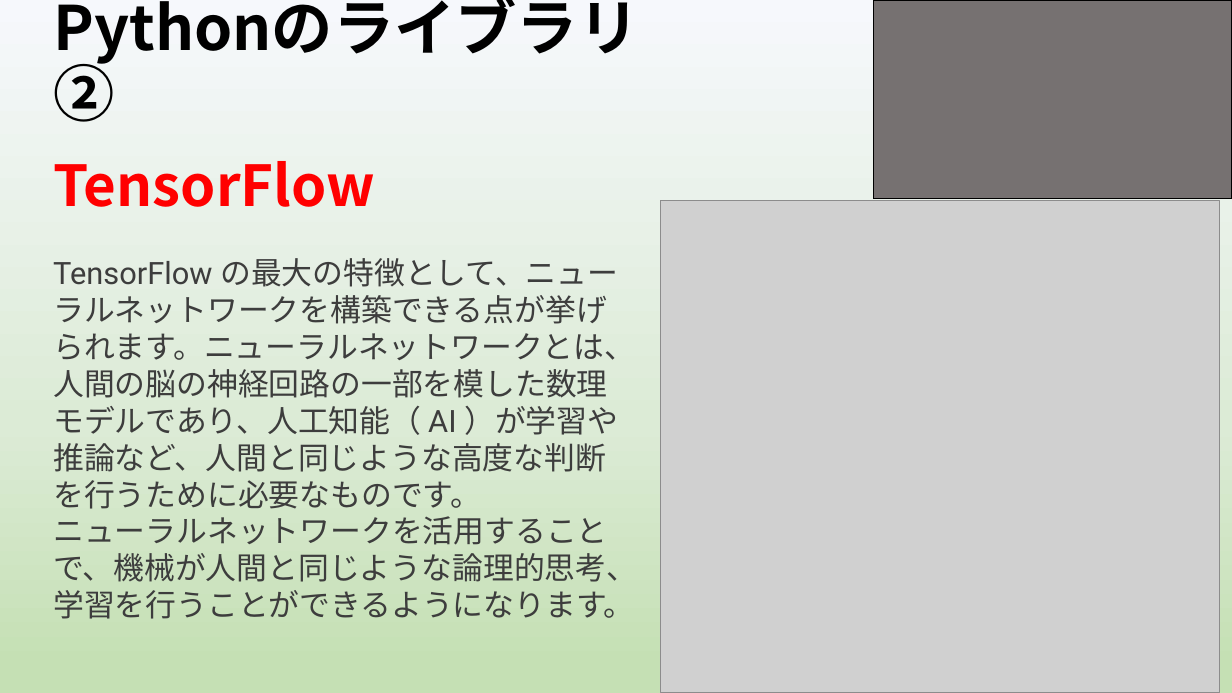
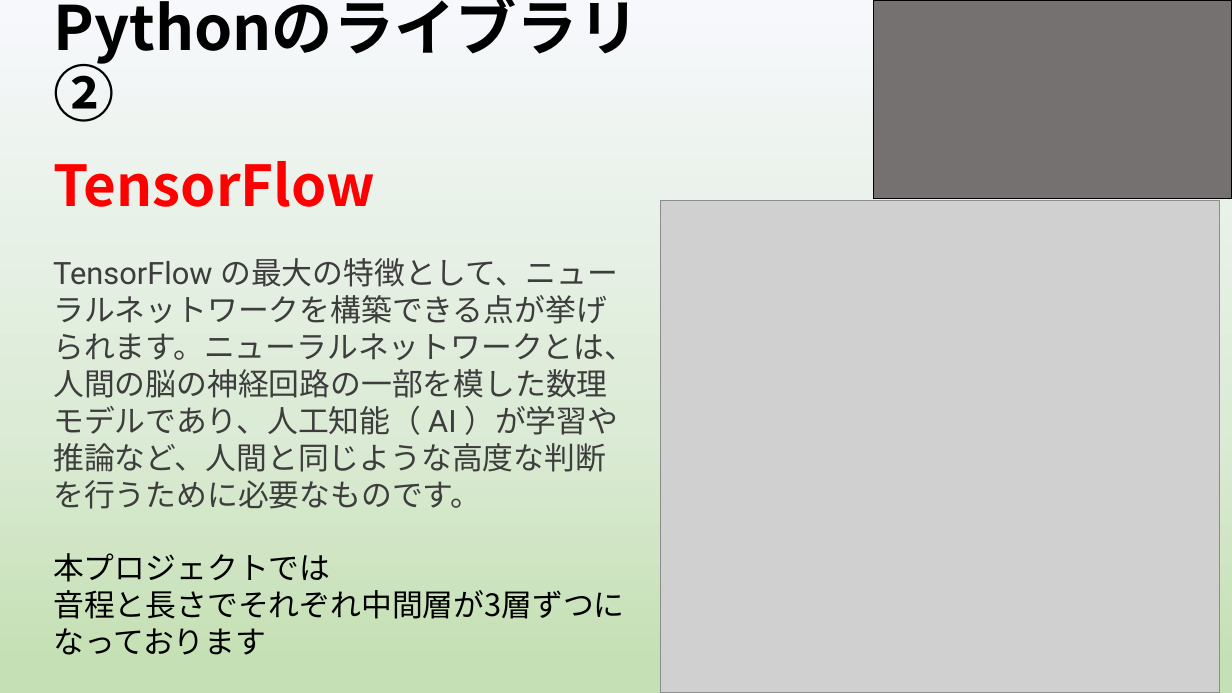
Before and after one commit to yoshitake266/bitComposer_prj, a slide deck: slide 16 of presentation/graduation/bit Composer3 .pptx (slide 9 before the commit). Drawn at 1232x693 pixels with LibreOffice and Linux fonts; fonts in the diff are those of the drawing; grey boxes stand for pictures. Boxes give left, top, right and bottom in pixels: in the first picture for what was removed or moved away, otherwise in the second. Text is boxed around its words. In the diff, an @@ line names an element or a change of style, - is before the commit and + after.

```diff
--- a/presentation/graduation/bit Composer3 .pptx
+++ b/presentation/graduation/bit Composer3 .pptx
@@ text at [53,553,624,619]: text changed; font Roboto to Noto Sans CJK JP; text colour #3D3D3D to #000000 @@
-ニューラルネットワークを活用することで、機械が人間と同じような論理的思考、学習を行うことができるようになります。
+本プロジェクトでは
+音程と長さでそれぞれ中間層が3層ずつになっております
```
Also in this commit, not shown: 7 other slides changed, 7 slides added, 7 slides removed.
